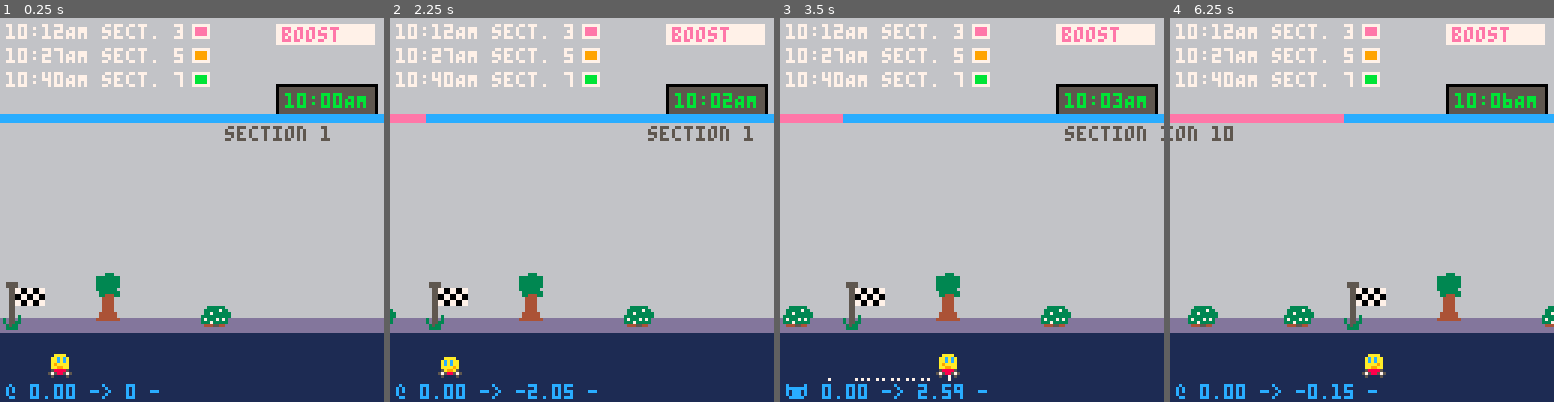
Above: before the commit, frames 1-4 (left to right).
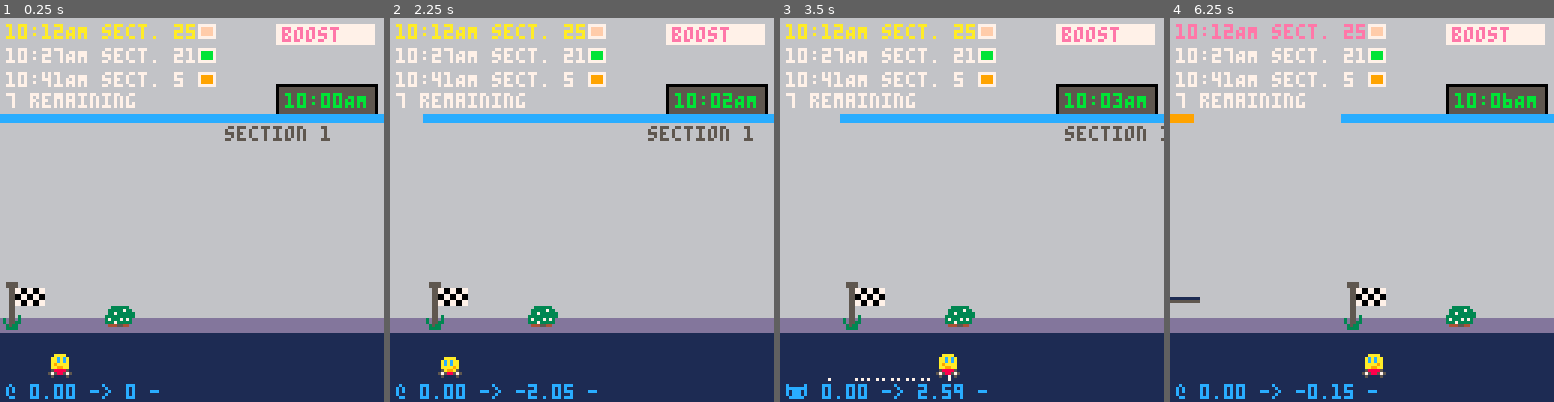
Above: after the commit, the same moments.

Repository: broquaint/pico8-carts
Game: PICO-8 cartridge racer.p8
Same seed, same stepped clock (60 frames per second), same inputs: the game is played once before the commit and once after it.
Inputs:
- Up to frame 1 (0.25 s): no input
- Up to frame 2 (2.25 s): tap O (Z key) at 0.33, 0.7, 1.43, 2.22 s; tap X (X key) at 1.07, 2.07 s; hold Left from 1.97 s (still down)
- Up to frame 3 (3.5 s): release Left at 2.37 s; tap X (X key) every 0.33 s from 2.4 to 3.4 s; hold Down 2.42-2.82 s; hold Right from 2.87 s (still down); tap O (Z key) at 3.1 s
- Up to frame 4 (6.25 s): release Right at 3.53 s; hold Up 3.58-4.08 s; tap X (X key) every 0.33 s from 3.73 to 6.07 s; tap O (Z key) at 3.98, 4.87, 5.75 s; hold Right 4.13-4.53 s; hold Down 4.58-5.08 s; hold Left 5.13-5.8 s; hold Up 5.85-6.18 s; hold Left from 6.23 s (still down)

The runs differ from the first frame. In frame 1, 3.2% of the frame differs, in the area x 1-61%, y 1-81%; in frame 2, 3.5%; in frame 3, 4.0%; in frame 4, 5.2%, in the area x 0-100%, y 1-81%.

Commit message:
Start on level structure
Sketching out what and how levels might look. The paucity of
information is an interesting problem.

Diff:
--- a/racer.p8
+++ b/racer.p8
@@ -103,7 +103,7 @@
       at_hypot = 0,
    }
 
-   local lvl_len = 1500
+   local lvl_len = 5000
 
    level = {
       length = lvl_len,
@@ -113,6 +113,7 @@
       delivery_time = 600, -- change as deliveries are added
       prompt_for_help = true,
       will_help = false,
+      delivery_count = 10
    }
 
    scene = { make_bg_spr(spr_flag, { 0, 88 }) }
@@ -161,9 +162,9 @@
    local colours = {azure, violet, salmon, coral, orange, yellow, lime}
 
    local sec_x = 0
-   local sec_size = level.length / 10
+   local sec_size = 150 -- level.length / 10
    for sec = 1, flr(level.length / sec_size) do
-      local col = colours[sec == #colours and #colours or sec % #colours]
+      local col = colours[(sec % #colours) == 0 and #colours or sec % #colours]
       add(sections, make_obj({sec_x, 32}, {width=sec_size,colour=col,id=sec}))
       sec_x += sec_size
    end
@@ -242,7 +243,7 @@
    end
    local function rand_section()
       -- Don't generate a delivery in the first or last section
-      local idx =  1 + randx(#level.sections - 2)
+      local idx = 1 + randx(#level.sections - 2)
       -- Only use odd indexes so the locations don't align with ramps.
       return level.sections[idx % 2 == 0 and idx + 1 or idx]
    end
@@ -289,7 +290,7 @@
 function generate_deliveries()
    local deliveries = {}
    -- TODO The number of deliveries needs to be more dynamic.
-   for _ = 1,flr(level.length/400) do
+   for _ = 1, level.delivery_count do
       local new_del = make_delivery(deliveries)
       add_delivery(deliveries, new_del)
    end
@@ -745,6 +746,7 @@
       if should_draw(del_x, d.width) then
          render_sprite(d.location.spr, del_x, d.y)
          if not d.delivered then
+            print(clock_time(d.due), del_x - 4, d.y - 8, white)
             local dw = del_x + d.width
             if car.del_start > 0 and not car.jumping then
                local perc = 22 * ((t() - car.del_start) / g_del_time)
@@ -840,19 +842,24 @@
 
    rectfill(92, 22, 125, 31, black)
    rectfill(93, 23, 124, 31, dim_grey)
-   print(clock_time(t() + level.start_time), 95, 25, lime)
+   local t_offset = t() + level.start_time
+   print(clock_time(t_offset), 95, 25, lime)
    local del_offset = 0
    for d in all(level.deliveries) do
-      if not d.delivered then
+      if not d.delivered and del_offset < 3 then
          local before = clock_time(d.due)
-         local rem    = d.due - t()
+         local rem    = d.due - t_offset
          local del_y  = del_offset * 8 + 2
          local col    = rem > 12 and white or rem > 6 and yellow or rem > 0 and salmon or red
+         print(before .. ' sect. '..d.section.id, 2, del_y, col)
+         rectfill(66, del_y, 71, del_y + 4, white)
+         rectfill(67, del_y+1, 70, del_y + 3, d.section.colour)
          del_offset += 1
-         print(before .. ' sect. '..d.section.id, 2, del_y, col)
-         rectfill(64, del_y, 69, del_y + 4, white)
-         rectfill(65, del_y+1, 68, del_y + 3, d.section.colour)
-      end
+      end
+   end
+   local remaining = count(level.deliveries, function(d) return not d.delivered end)
+   if remaining > 2 then
+      print(tostr(remaining - 3) .. ' remaining', 2, 25, white)
    end
 
    local dbg = DEBUG and '🐱' or '@'
@@ -991,6 +998,17 @@
       end
    end
    return false
+end
+
+-- Count of occurrences in a table
+function count(t, f)
+   local res = 0
+   for v in all(t) do
+      if f(v) then
+         res += 1
+      end
+   end
+   return res
 end
 
 -- Random index.
